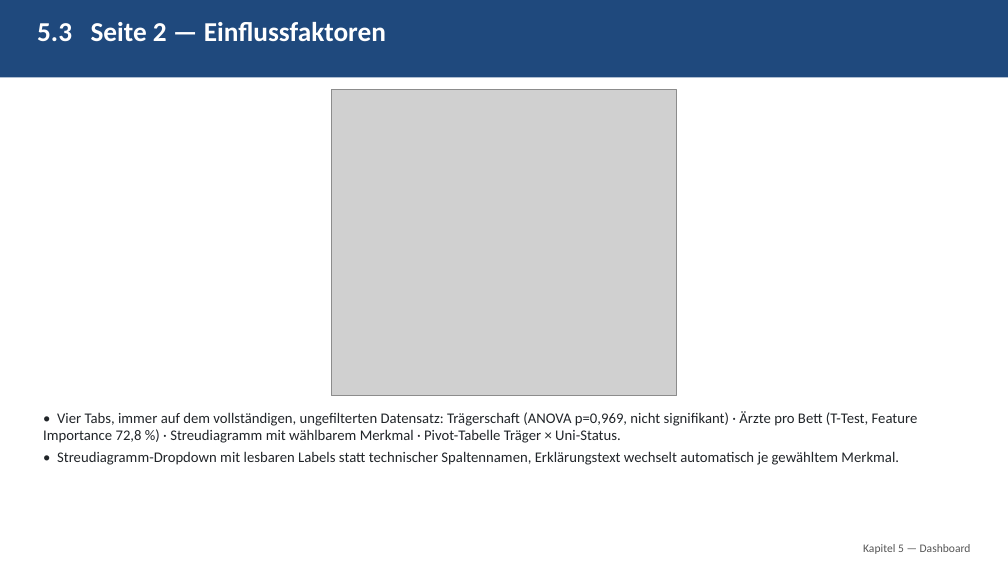
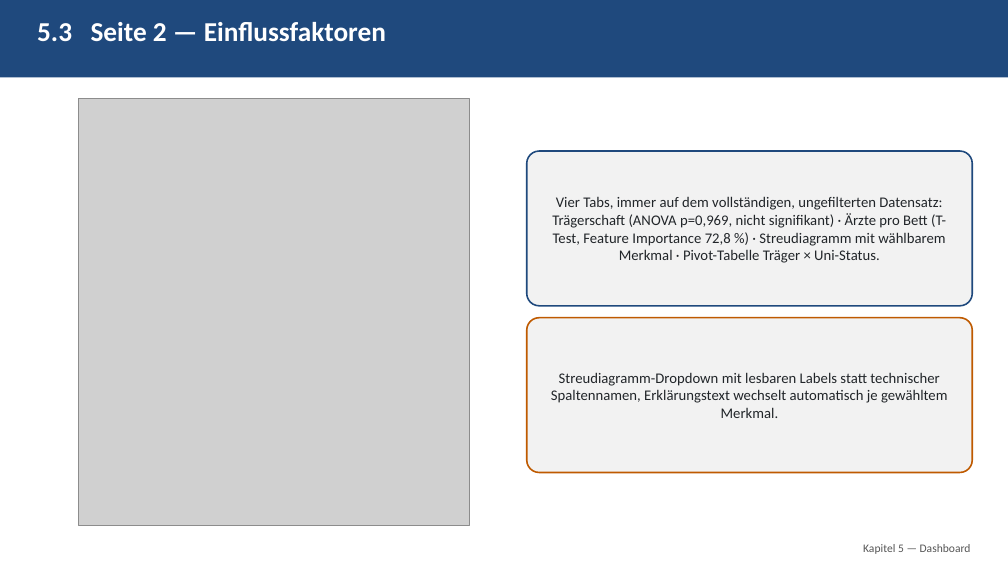
Before and after one commit to eufunk/Qualitaets_Muster_Finder, a slide deck: slide 31 of Doku/PPT/Projektbegleitende_Praesentation.pptx (slide 38 before the commit). Drawn at 1008x567 pixels with LibreOffice and Linux fonts; fonts in the diff are those of the drawing; grey boxes stand for pictures. Boxes give left, top, right and bottom in pixels: in the first picture for what was removed or moved away, otherwise in the second. Text is boxed around its words. In the diff, an @@ line names an element or a change of style, - is before the commit and + after.

```diff
--- a/Doku/PPT/Projektbegleitende_Praesentation.pptx
+++ b/Doku/PPT/Projektbegleitende_Praesentation.pptx
@@ picture removed at [331, 89, 677, 396] @@
@@ picture added at [79, 98, 470, 526] @@
@@ rounded rectangle "Vier Tabs, immer auf dem ...": place and size @@
-rounded rectangle "Vier Tabs, immer auf dem ..." at [43, 411, 918, 465]
+rounded rectangle "Vier Tabs, immer auf dem ..." at [527, 151, 972, 306]
@@ rounded rectangle "Vier Tabs, immer auf dem ..." at [527, 151, 972, 306]: vertical alignment top to middle; fill none to #F2F2F2; outline none to #1F497D 1.5 pt @@
@@ text in rounded rectangle at [552, 196, 946, 263]: text changed @@
-• Vier Tabs, immer auf dem vollständigen, ungefilterten Datensatz: Trägerschaft (ANOVA p=0,969, nicht signifikant) · Ärzte pro Bett (T-Test, Feature Importance 72,8 %) · Streudiagramm mit wählbarem Merkmal · Pivot-Tabelle Träger × Uni-Status.
-• Streudiagramm-Dropdown mit lesbaren Labels statt technischer Spaltennamen, Erklärungstext wechselt automatisch je gewähltem Merkmal.
+Vier Tabs, immer auf dem vollständigen, ungefilterten Datensatz: Trägerschaft (ANOVA p=0,969, nicht signifikant) · Ärzte pro Bett (T-Test, Feature Importance 72,8 %) · Streudiagramm mit wählbarem Merkmal · Pivot-Tabelle Träger × Uni-Status.
@@ rounded rectangle added at [527, 318, 972, 473], fill #F2F2F2, outline #BF5A00 1.5 pt, 14 pt, text #212529 @@
+Streudiagramm-Dropdown mit lesbaren Labels statt technischer Spaltennamen, Erklärungstext wechselt automatisch je gewähltem Merkmal.
```
Also in this commit, not shown: 25 other slides changed, 8 slides removed, 28 other files.
